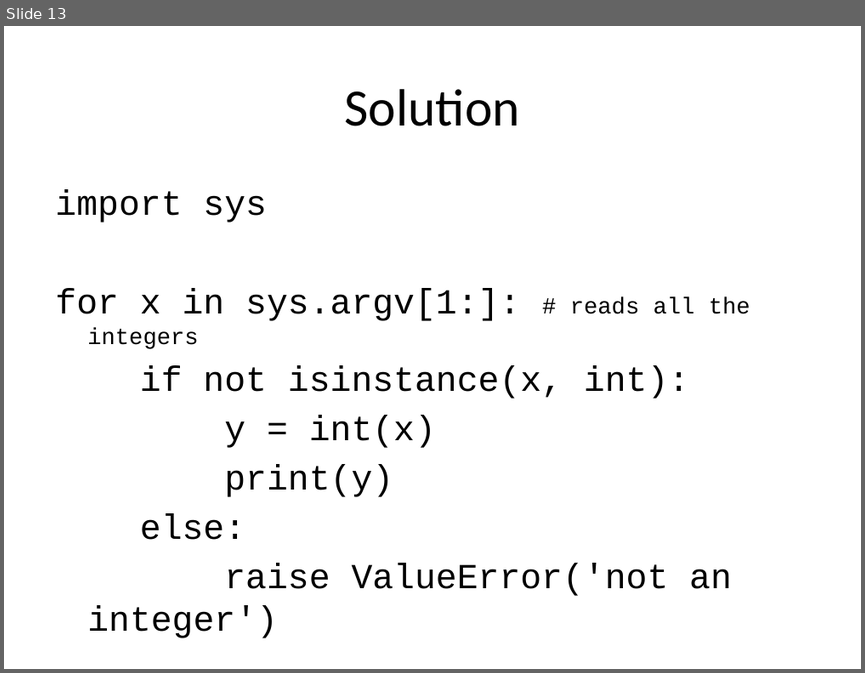
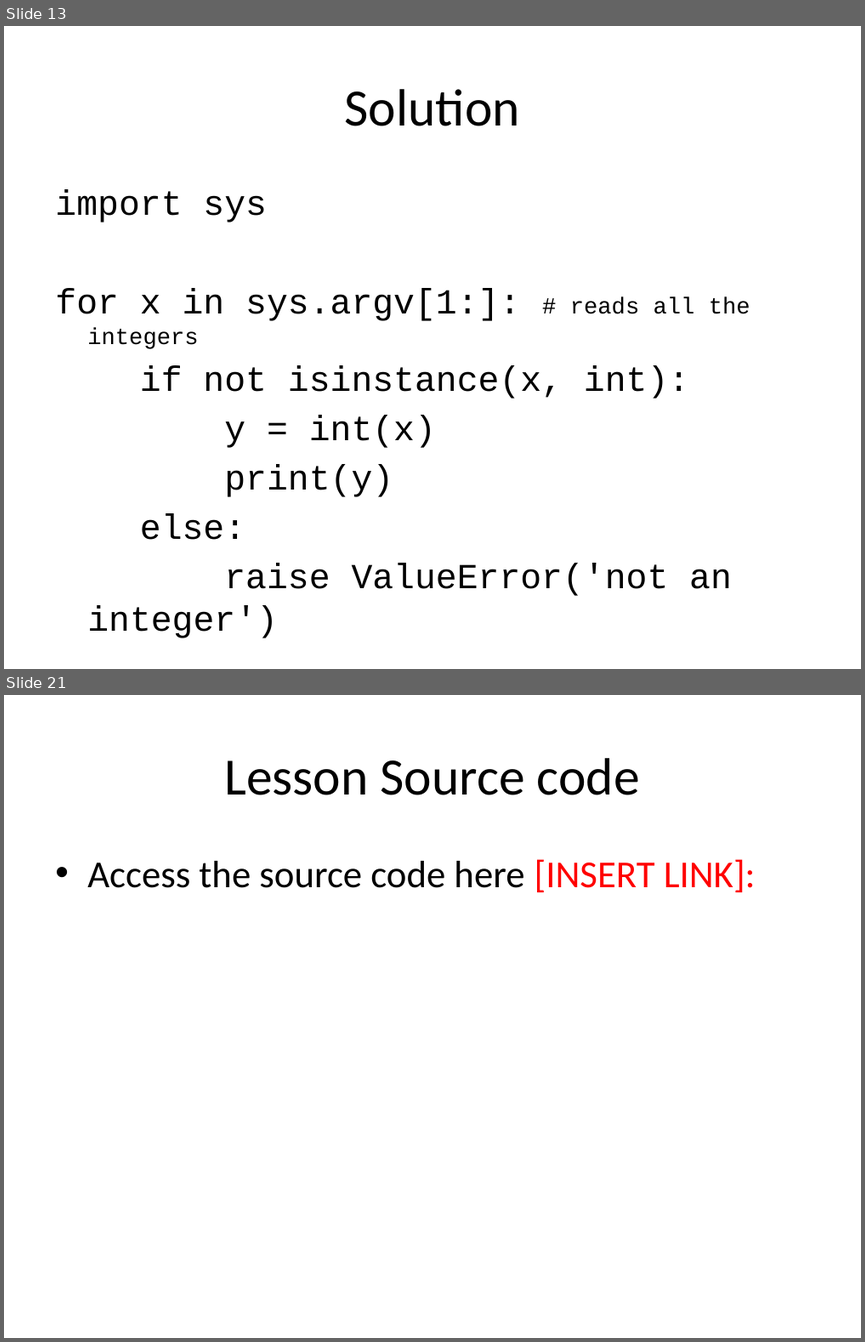
Before and after one commit to purcellconsult/python-mastery-crashcourse-one, a slide deck: slide_decks/commandlne_arguments_python.pptx. Shown one above the other, each under a label of ours: slide 13 before the commit, slides 13 and 21 after it; the slides between them are not shown. The pictures are 865x673 and 865x1342 pixels, drawn with LibreOffice and Linux fonts; fonts in the diff are those of the drawing. Boxes give left, top, right and bottom in pixels: in the first picture for what was removed or moved away, otherwise in the second. Text is boxed around its words. In the diff, an @@ line names an element or a change of style, - is before the commit and + after.

Commit message:
adding commandline option lesson

```diff
--- a/slide_decks/commandlne_arguments_python.pptx
+++ b/slide_decks/commandlne_arguments_python.pptx
@@ slide 21 added at box(4, 695, 861, 1338), background #FFFFFF @@
@@ title added at box(224, 758, 640, 795), 44 pt, text #000000 @@
+Lesson Source code
@@ text added at box(87, 859, 755, 892), 32 pt, text #000000 @@
+• Access the source code here [INSERT LINK]:
```
Also in this commit, not shown: 2 slides changed, 7 other slides added, 9 slides removed, 4 other files.
